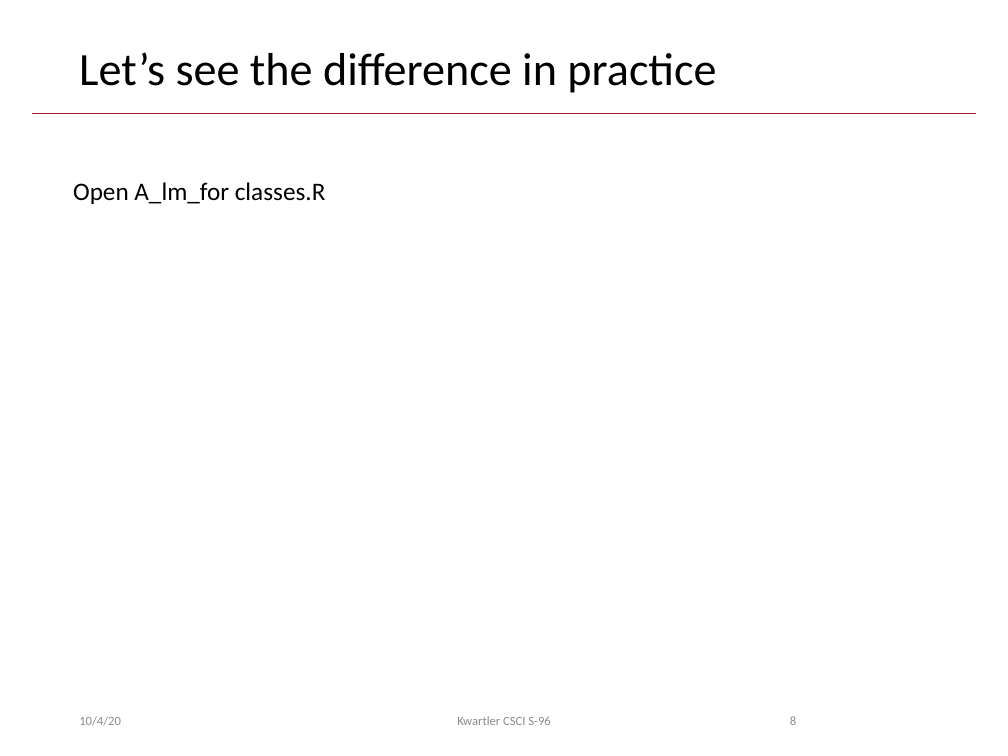
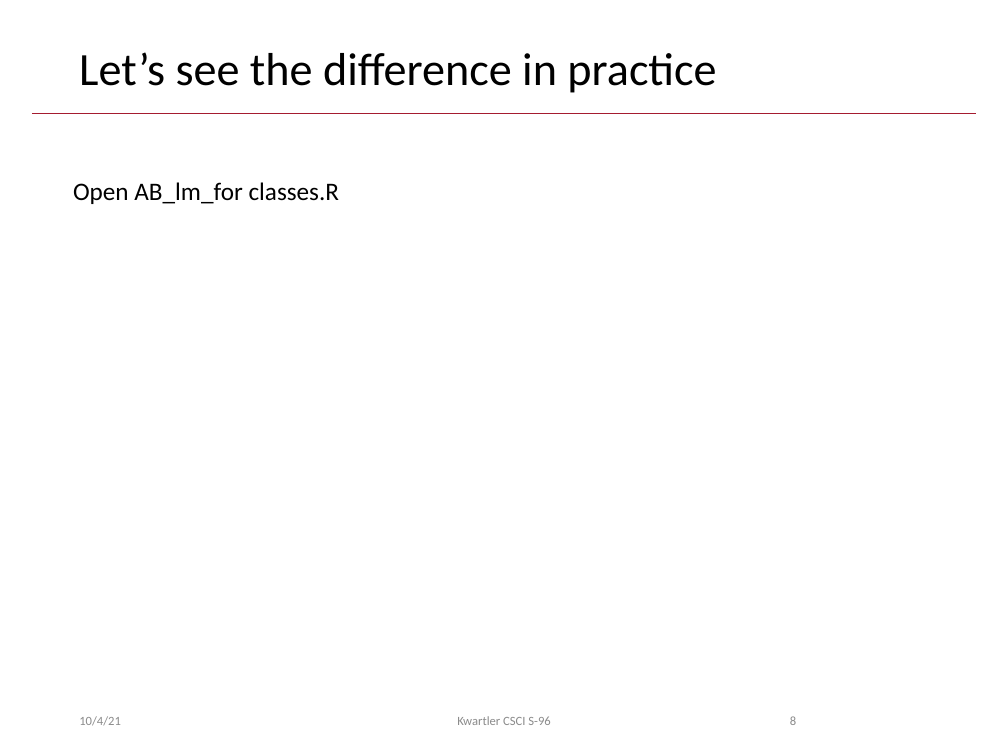
Before and after one commit to kwartler/Harvard_DataMining_Business_Student, a slide deck: slide 8 of Lessons/E_LogReg/E_LogReg.pptx. Drawn at 1008x756 pixels with LibreOffice and Linux fonts; fonts in the diff are those of the drawing; background and template pictures are left out. Boxes give left, top, right and bottom in pixels: in the first picture for what was removed or moved away, otherwise in the second. Text is boxed around its words. In the diff, an @@ line names an element or a change of style, - is before the commit and + after.

```diff
--- a/Lessons/E_LogReg/E_LogReg.pptx
+++ b/Lessons/E_LogReg/E_LogReg.pptx
@@ text at box(73, 182, 340, 204): text changed @@
-Open A_lm_for classes.R
+Open AB_lm_for classes.R
@@ text at box(79, 716, 121, 726): text changed @@
-10/4/20
+10/4/21
```
Also in this commit, not shown: 20 other slides changed, 9 other files.
